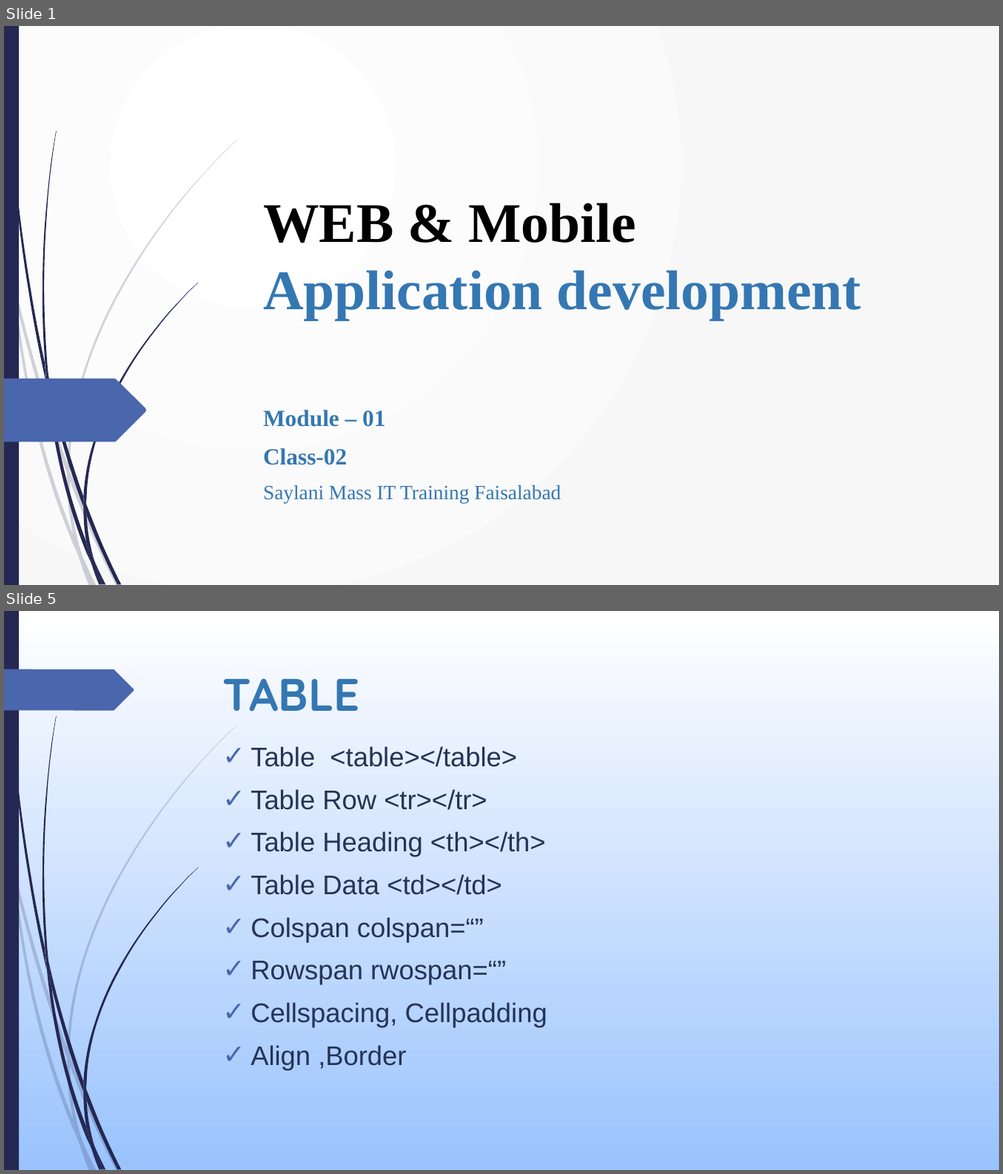
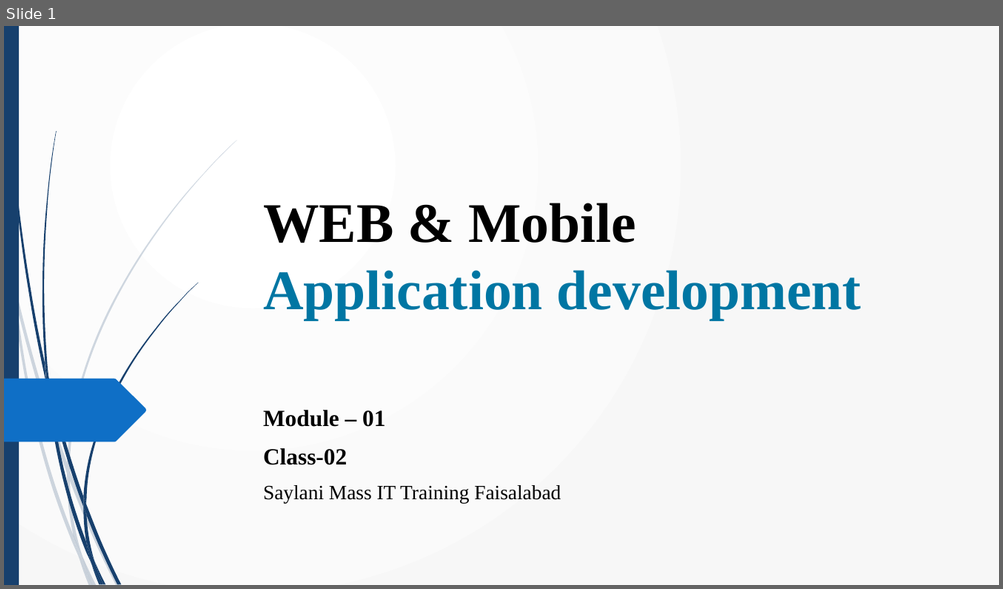
Before and after one commit to umairazmat/SMIT-WMA-6-A, a slide deck: Presentations/HTML Class 02.pptx. Shown one above the other, each under a label of ours: slides 1 and 5 before the commit, slide 1 after it; the slides between them are not shown. The pictures are 1003x1174 and 1003x589 pixels, drawn with LibreOffice and Linux fonts; fonts in the diff are those of the drawing. Boxes give left, top, right and bottom in pixels: in the first picture for what was removed or moved away, otherwise in the second. Text is boxed around its words. In the diff, an @@ line names an element or a change of style, - is before the commit and + after.

Commit message:
class 04

```diff
--- a/Presentations/HTML Class 02.pptx
+++ b/Presentations/HTML Class 02.pptx
@@ slide 5 removed at (4, 611, 999, 1170), background gradient #FFFFFF to #9BC3FE; not listed: 23 template elements that a slide beside it also shows @@
@@ freeform shape removed at (4, 669, 134, 710) @@
@@ title removed at (223, 678, 360, 712) @@
-TABLE
@@ text removed at (250, 746, 547, 1071) @@
-✓ Table <table></table>
-✓ Table Row <tr></tr>
-✓ Table Heading <th></th>
-✓ Table Data <td></td>
-✓ Colspan colspan=“”
-✓ Rowspan rwospan=“”
-✓ Cellspacing, Cellpadding
-✓ Align ,Border
@@ slide 1 changed as well @@
@@ title "WEB & Mobile Application development" at (263, 203, 861, 321): text colour #3477B2 to #0076A3 in "Application development" @@
@@ fill #242852 to #17406D in 13 elements at (6, 26, 46, 385), (48, 378, 83, 507), (86, 504, 121, 585), (46, 382, 91, 565), (95, 562, 106, 585), (45, 361, 52, 403), (83, 283, 198, 504), (91, 565, 101, 585), (83, 507, 94, 562), (83, 497, 86, 515), (86, 542, 103, 585), (4, 26, 19, 585), (42, 131, 57, 378) @@
@@ freeform shape at (4, 379, 147, 443): fill #4A66AC to #0F6FC6 @@
@@ subtitle "Module – 01" at (263, 410, 560, 503): text colour #3477B2 to #000000 @@
@@ fill #242852 at 20% opacity to #17406D at 20% opacity in 10 elements at (4, 236, 12, 287), (14, 284, 68, 473), (70, 471, 119, 585), (82, 557, 96, 585), (12, 287, 79, 559), (67, 473, 82, 557), (68, 140, 237, 471), (79, 559, 93, 585), (67, 463, 70, 481), (74, 536, 93, 585) @@
```
Also in this commit, not shown: 1 other slide changed, 6 slides added, 4 other slides removed, 10 other files.
